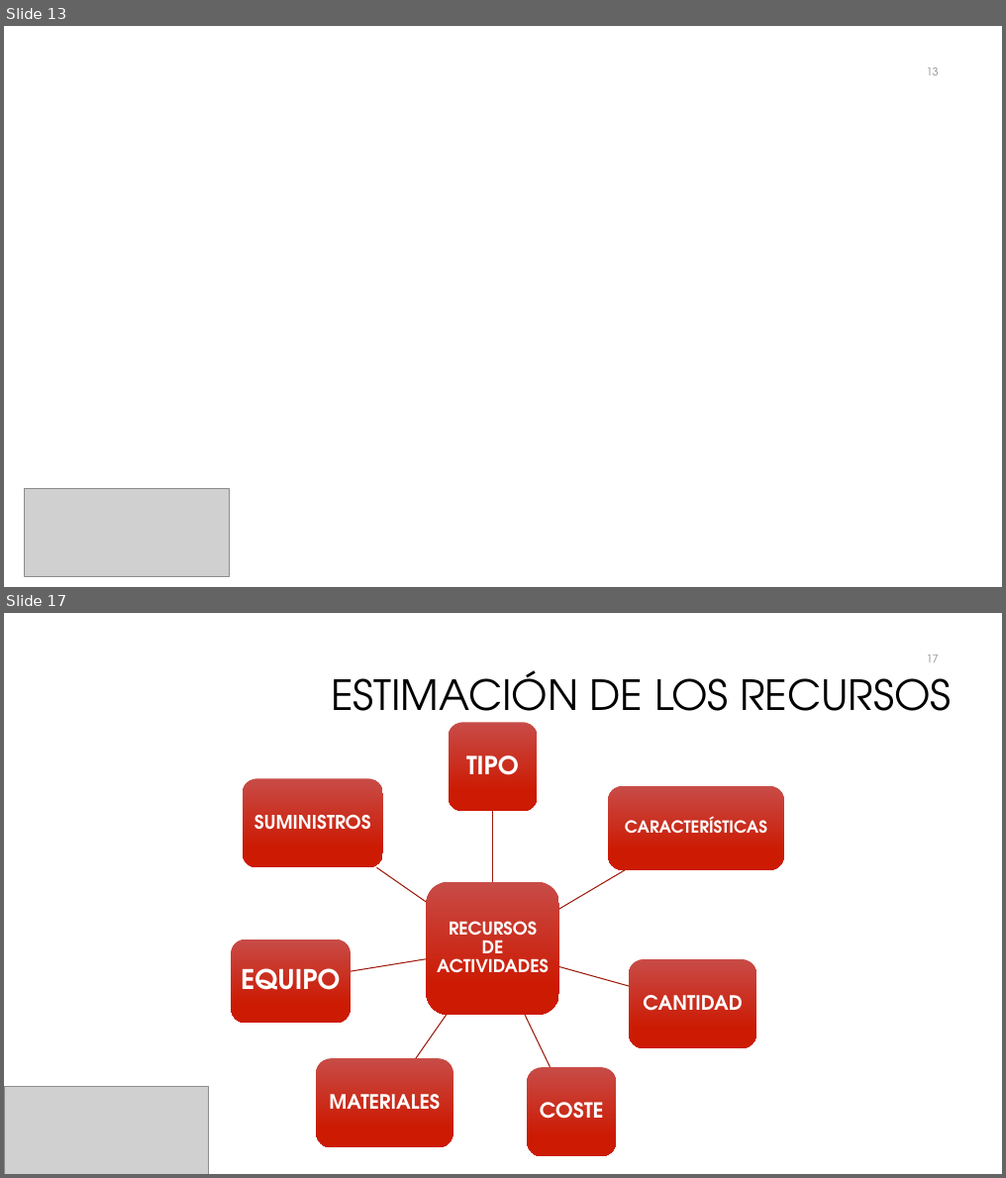
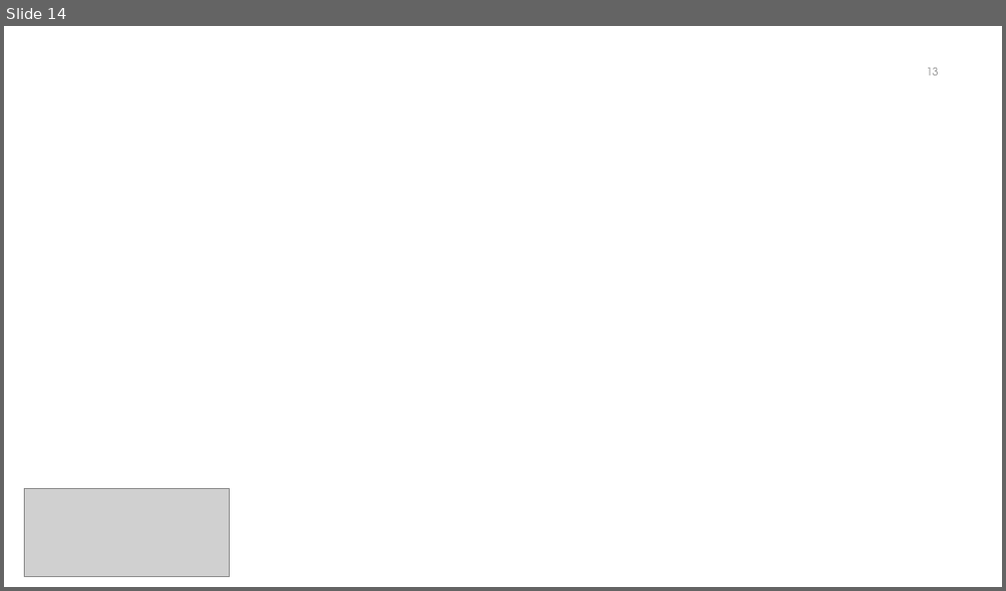
Before and after one commit to galledohm/Gestion_Proyectos, a slide deck: Documentos_generados/3. Gestion de Calidad y RRHH/Presentación3.pptx. Shown one above the other, each under a label of ours: slides 13 and 17 before the commit, slide 14 after it; the slides between them are not shown. The pictures are 1006x1178 and 1006x591 pixels, drawn with LibreOffice and Linux fonts; fonts in the diff are those of the drawing; grey boxes stand for pictures; background and template pictures are left out. Boxes give left, top, right and bottom in pixels: in the first picture for what was removed or moved away, otherwise in the second. Text is boxed around its words. In the diff, an @@ line names an element or a change of style, - is before the commit and + after.

```diff
--- a/Documentos_generados/3. Gestion de Calidad y RRHH/Presentación3.pptx
+++ b/Documentos_generados/3. Gestion de Calidad y RRHH/Presentación3.pptx
@@ slide 17 removed at [4,613,1002,1174], background #FFFFFF @@
@@ title removed at [331,670,950,729] @@
-ESTIMACIÓN DE LOS RECURSOS
@@ page number removed at [927,655,939,663] @@
-17
@@ group removed at [232,722,784,1157]: 8 rounded rectangles, 8 texts, 7 freeform shapes @@
-RECURSOS DE ACTIVIDADES
-TIPO
-CARACTERÍSTICAS
-CANTIDAD
-COSTE
-MATERIALES
-EQUIPO
-SUMINISTROS
@@ picture removed at [4,1087,209,1174] @@
@@ what was slide 13 is now slide 14 @@
```
Also in this commit, not shown: 9 slides changed, 2 slides added, 23 other slides removed, 1 other file.
